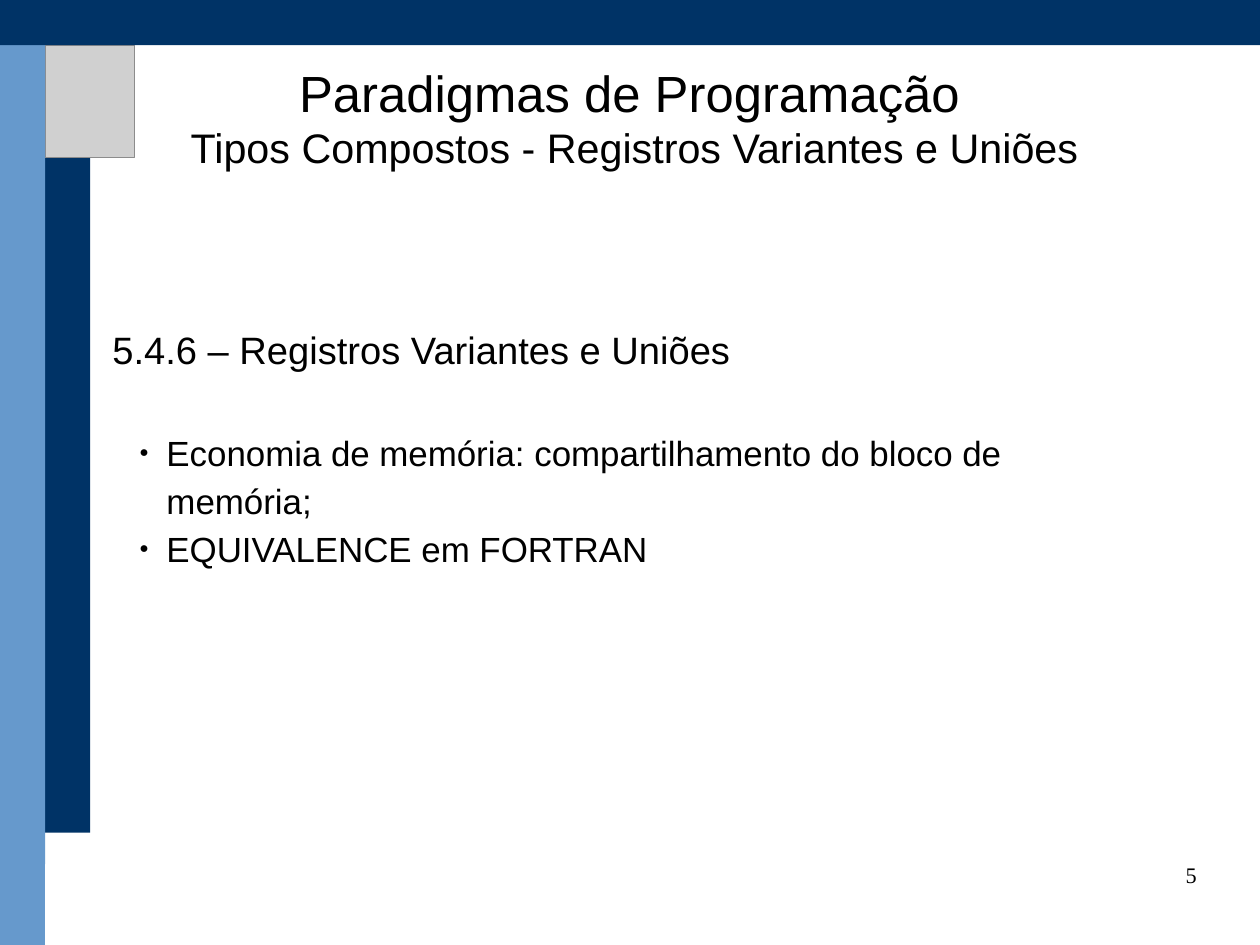
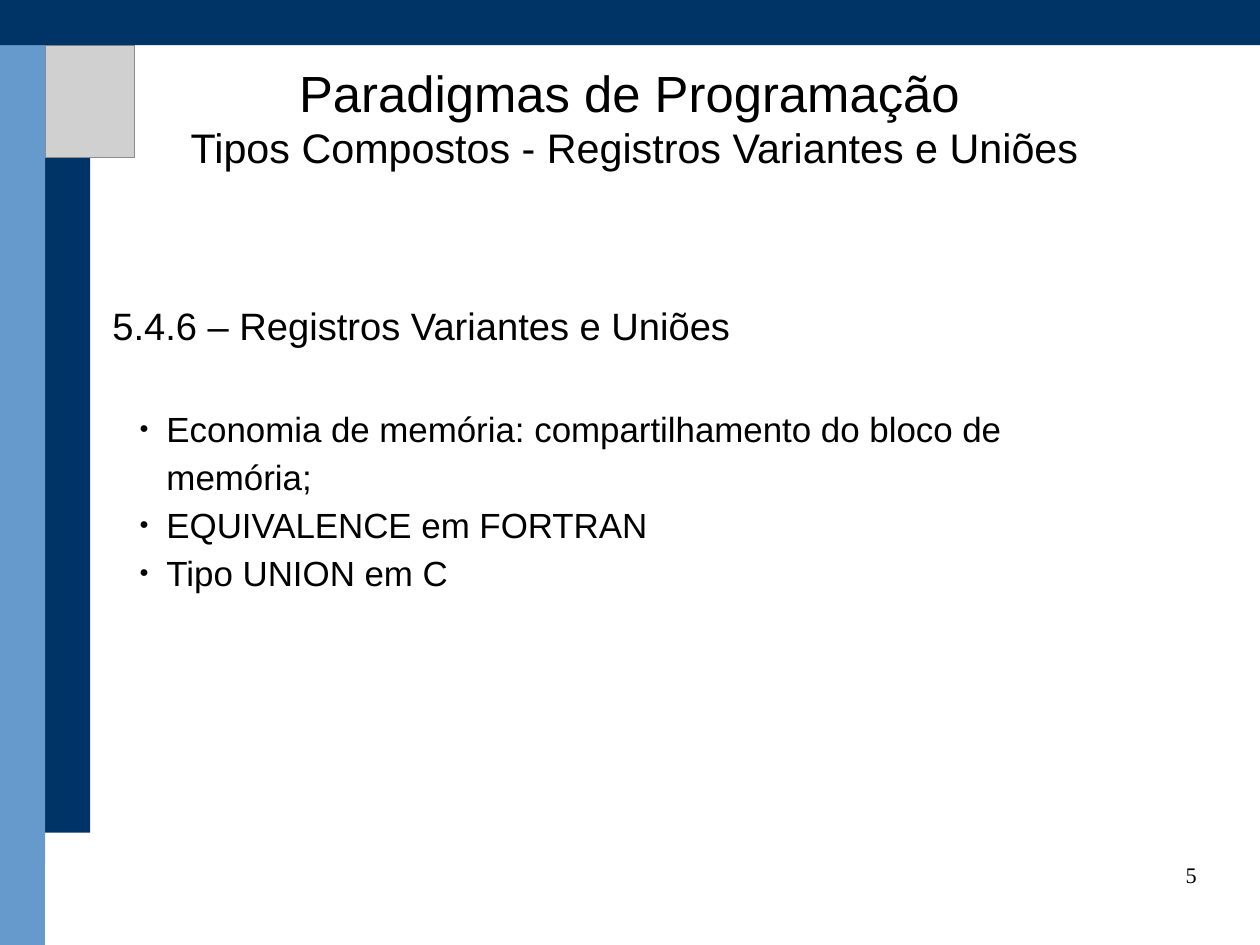
Before and after one commit to crismaia/IOZone, a slide deck: slide 5 of Slide.odp. Drawn at 1260x945 pixels with LibreOffice and Linux fonts; fonts in the diff are those of the drawing; grey boxes stand for pictures. Boxes give left, top, right and bottom in pixels: in the first picture for what was removed or moved away, otherwise in the second. Text is boxed around its words. In the diff, an @@ line names an element or a change of style, - is before the commit and + after.

Commit message:
tipo

```diff
--- a/Slide.odp
+++ b/Slide.odp
@@ subtitle at bbox=[166, 560, 448, 593]: paragraph added @@
+  ● Tipo UNION em C
```
